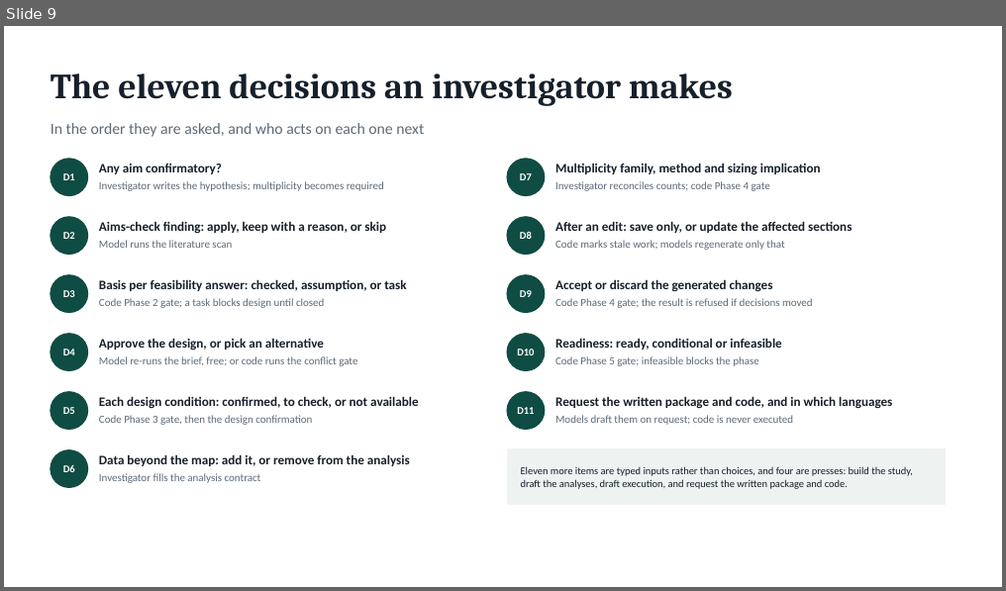
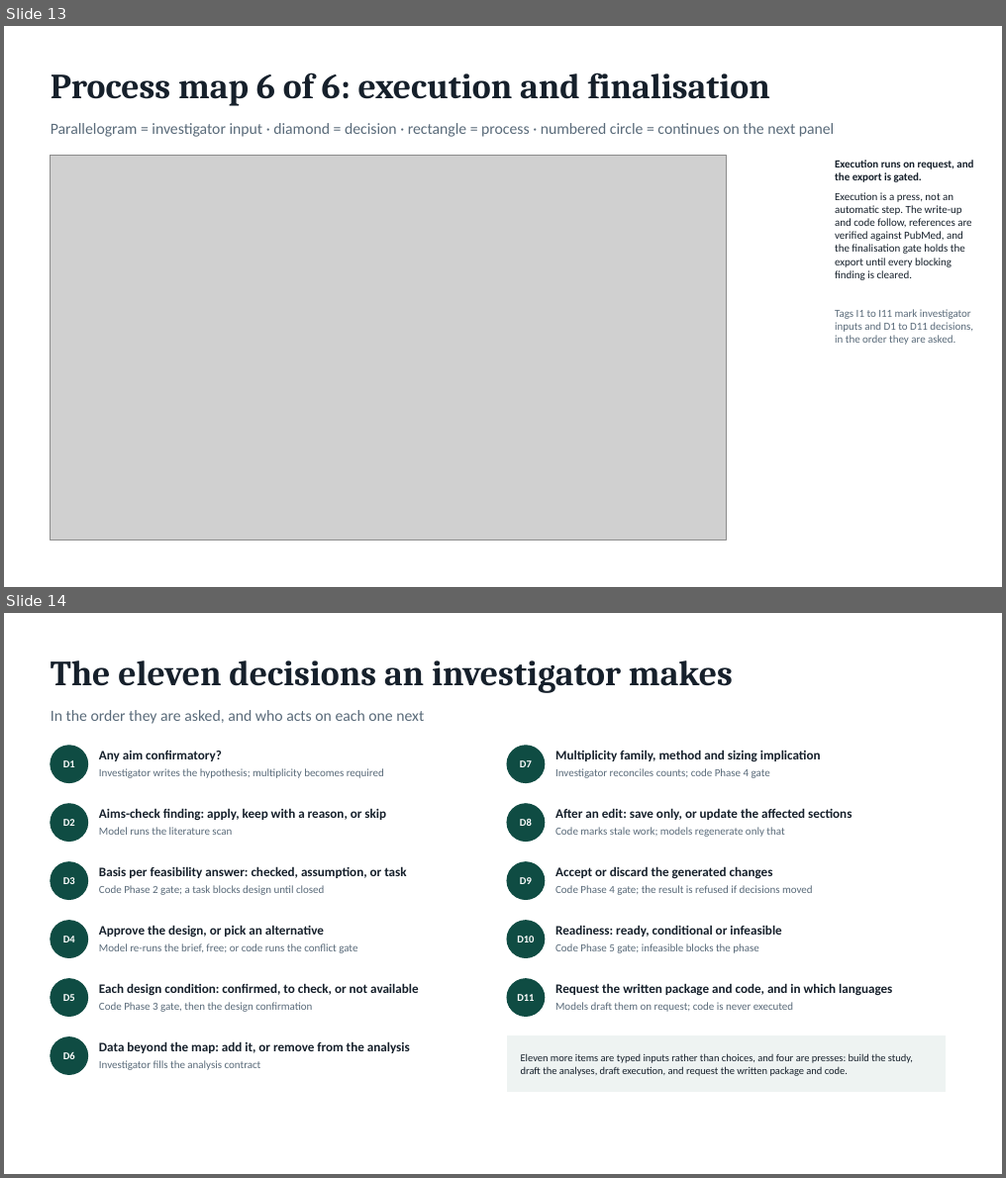
Before and after one commit to juleonr/Juleonrabbani-website, a slide deck: docs/Mallard Study Design Process - leaders deck.pptx. Shown one above the other, each under a label of ours: slide 9 before the commit, slides 13 and 14 after it. The pictures are 1006x591 and 1006x1178 pixels, drawn with LibreOffice and Linux fonts; fonts in the diff are those of the drawing; grey boxes stand for pictures. Boxes give left, top, right and bottom in pixels: in the first picture for what was removed or moved away, otherwise in the second. Text is boxed around its words. In the diff, an @@ line names an element or a change of style, - is before the commit and + after.

```diff
--- a/docs/Mallard Study Design Process - leaders deck.pptx
+++ b/docs/Mallard Study Design Process - leaders deck.pptx
@@ slide 13 added at bbox=[4, 26, 1002, 587], background #FFFFFF @@
@@ text added at bbox=[51, 73, 770, 106], 34 pt, text #16202B, bold @@
+Process map 6 of 6: execution and finalisation
@@ text added at bbox=[51, 123, 835, 137], 15 pt, text #5A6B7A @@
+Parallelogram = investigator input · diamond = decision · rectangle = process · numbered circle = continues on the next panel
@@ picture added at bbox=[51, 155, 727, 541] @@
@@ text added at bbox=[835, 160, 973, 345], 10.5 pt, text #16202B @@
+Execution runs on request, and the export is gated.
+Execution is a press, not an automatic step. The write-up and code follow, references are verified against PubMed, and the finalisation gate holds the export until every blocking finding is cleared.
+Tags I1 to I11 mark investigator inputs and D1 to D11 decisions, in the order they are asked.
@@ what was slide 9 is now slide 14 @@
```
Also in this commit, not shown: 1 slide changed, 4 other slides added, 1 other file.
